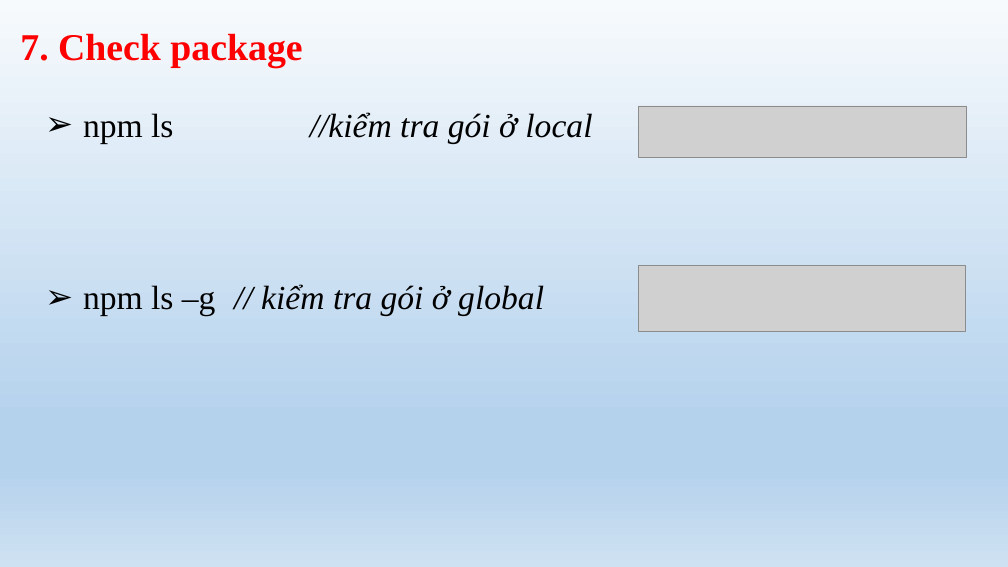
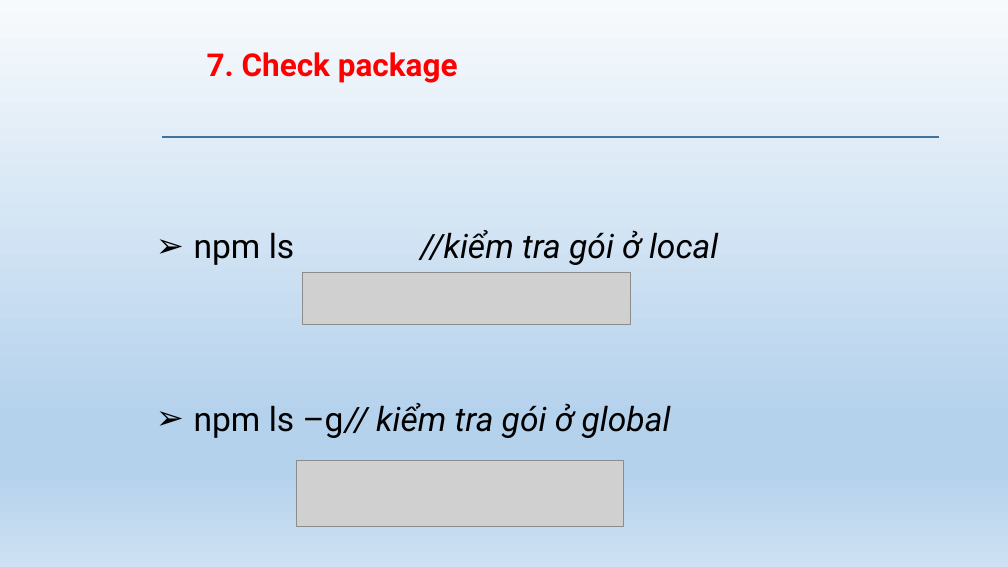
Before and after one commit to daotuyen9244/Indruino-Iot-Project, a slide deck: slide 18 of FW/Phuc/WEEK1_yarn & npm/slite yarn_npm.pptx (slide 17 before the commit). Drawn at 1008x567 pixels with LibreOffice and Linux fonts; fonts in the diff are those of the drawing; grey boxes stand for pictures; background and template pictures are left out. Boxes give left, top, right and bottom in pixels: in the first picture for what was removed or moved away, otherwise in the second. Text is boxed around its words. In the diff, an @@ line names an element or a change of style, - is before the commit and + after.

```diff
--- a/FW/Phuc/WEEK1_yarn & npm/slite yarn_npm.pptx
+++ b/FW/Phuc/WEEK1_yarn & npm/slite yarn_npm.pptx
@@ text "7. Check package": place and size @@
-text "7. Check package" at bbox=[20, 33, 302, 68]
+text "7. Check package" at bbox=[207, 52, 458, 83]
@@ text "7. Check package" at bbox=[207, 52, 458, 83]: size 36 to 30 pt, font Times New Roman to Roboto @@
@@ rectangle added at bbox=[163, 136, 939, 138], fill #D9D9D9, outline #43739E 1 pt @@
@@ text "npm ls //kiểm tra gói ...": place and size @@
-text "npm ls //kiểm tra gói ..." at bbox=[83, 112, 592, 316]
+text "npm ls //kiểm tra gói ..." at bbox=[194, 230, 718, 438]
@@ text "npm ls //kiểm tra gói ..." at bbox=[194, 230, 718, 438]: font Times New Roman to Roboto @@
@@ picture: place and size @@
-picture at bbox=[638, 106, 966, 157]
+picture at bbox=[302, 273, 631, 324]
@@ picture: place and size @@
-picture at bbox=[638, 265, 965, 332]
+picture at bbox=[297, 460, 624, 526]
```
Also in this commit, not shown: 16 other slides changed, 1 slide added, 12 other files.
